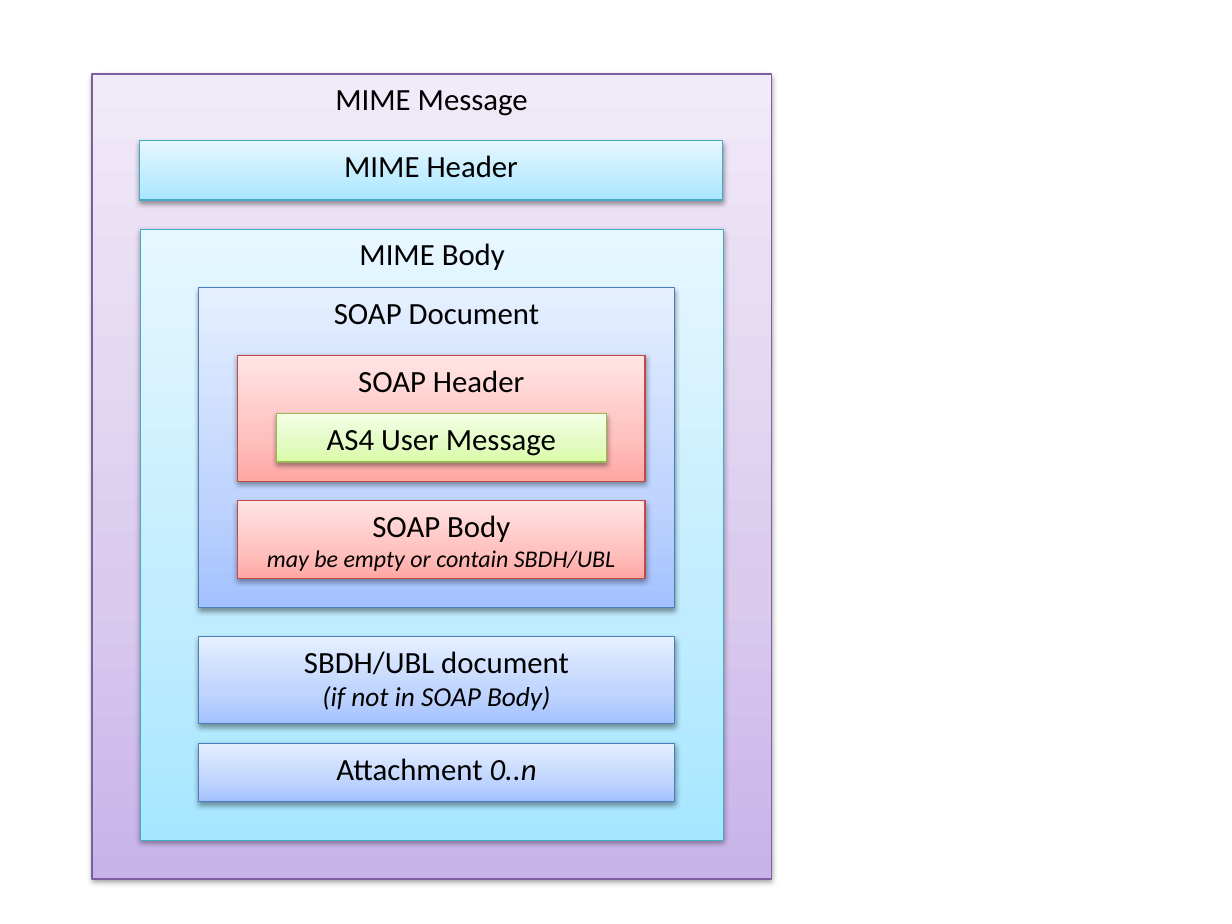
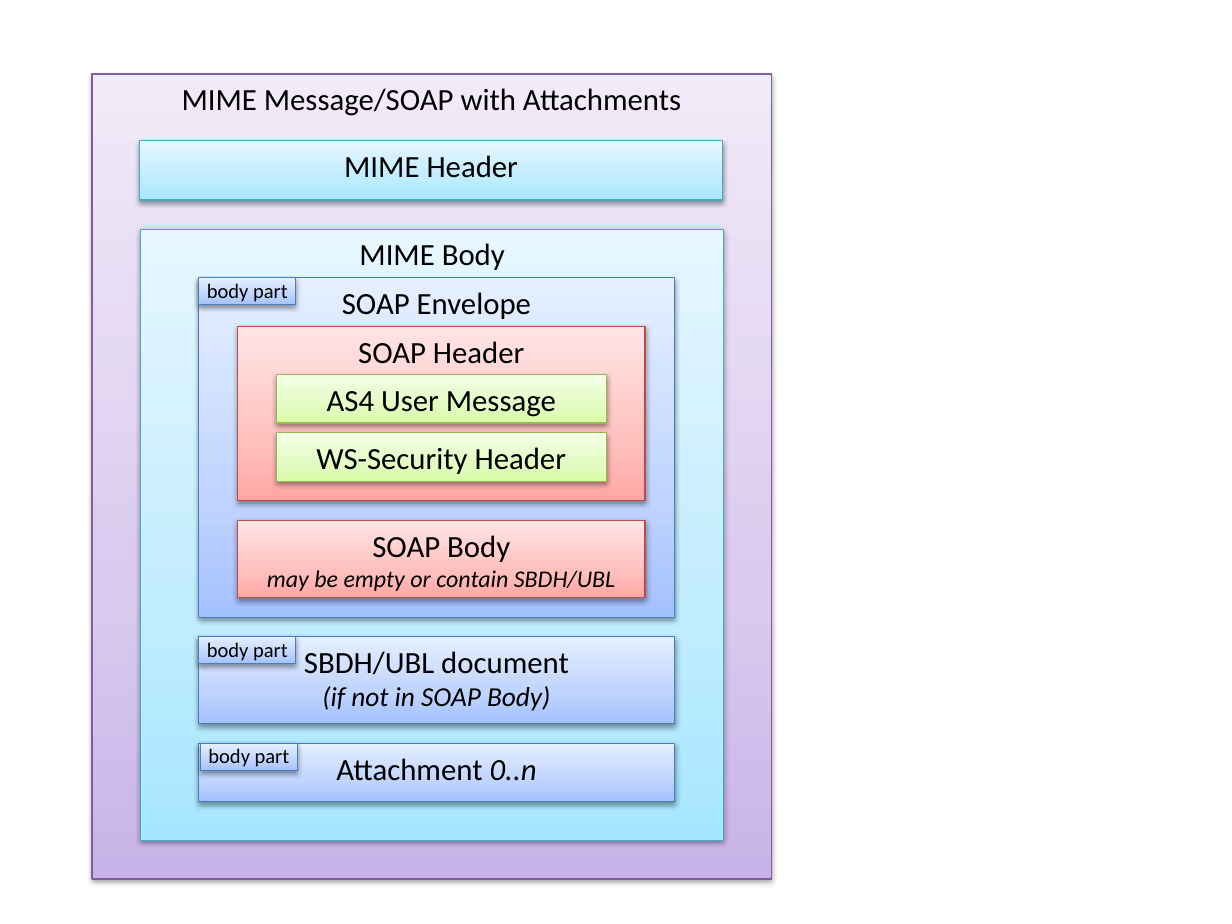
Before and after one commit to phax/phase4, a slide deck: slide 4 of docs/AS4 PEPPOL images.pptx (slide 3 before the commit). Drawn at 1232x924 pixels with LibreOffice and Linux fonts; fonts in the diff are those of the drawing. Boxes give left, top, right and bottom in pixels: in the first picture for what was removed or moved away, otherwise in the second. Text is boxed around its words. In the diff, an @@ line names an element or a change of style, - is before the commit and + after.

```diff
--- a/docs/AS4 PEPPOL images.pptx
+++ b/docs/AS4 PEPPOL images.pptx
@@ text in rectangle at [182,88,681,116]: text changed @@
-MIME Message
+MIME Message/SOAP with Attachments
@@ rectangle "SOAP Envelope": place and size @@
-rectangle "SOAP Envelope" at [198,287,674,607]
+rectangle "SOAP Envelope" at [198,277,674,617]
@@ rectangle added at [198,277,296,304], fill gradient #A4C4FF to #BFD4FF to #E6EEFF, outline #4B7EBC 0.75 pt, 12 pt, text #000000 @@
+body part
@@ text in rectangle at [342,292,531,319]: text changed @@
-SOAP Document
+SOAP Envelope
@@ rectangle "SOAP Header": place and size @@
-rectangle "SOAP Header" at [238,355,646,480]
+rectangle "SOAP Header" at [238,326,646,501]
@@ rectangle "AS4 User Message": place and size @@
-rectangle "AS4 User Message" at [276,414,606,462]
+rectangle "AS4 User Message" at [276,375,606,423]
@@ rectangle added at [276,432,606,480], fill gradient #DAFDA7 to #E4FCC2 to #F5FFE7, outline #98B955 0.75 pt, 18 pt, text #000000 @@
+WS-Security Header
@@ rectangle "SOAP Body": place and size @@
-rectangle "SOAP Body" at [238,500,646,578]
+rectangle "SOAP Body" at [238,520,646,598]
@@ rectangle added at [198,637,296,664], fill gradient #A4C4FF to #BFD4FF to #E6EEFF, outline #4B7EBC 0.75 pt, 12 pt, text #000000 @@
+body part
@@ rectangle added at [201,743,298,770], fill gradient #A4C4FF to #BFD4FF to #E6EEFF, outline #4B7EBC 0.75 pt, 12 pt, text #000000 @@
+body part
```
Also in this commit, not shown: 1 other slide changed, 1 slide added.
